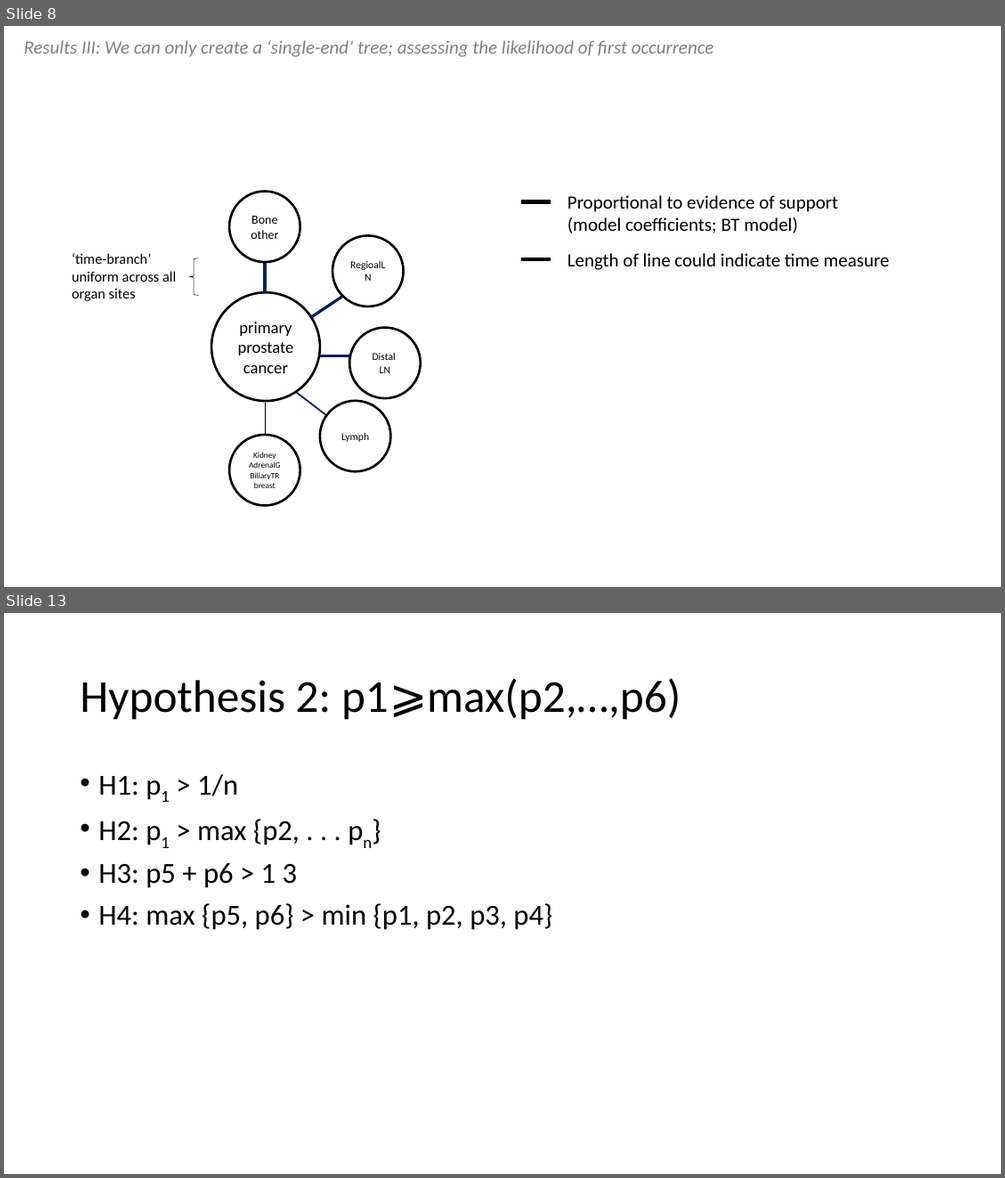
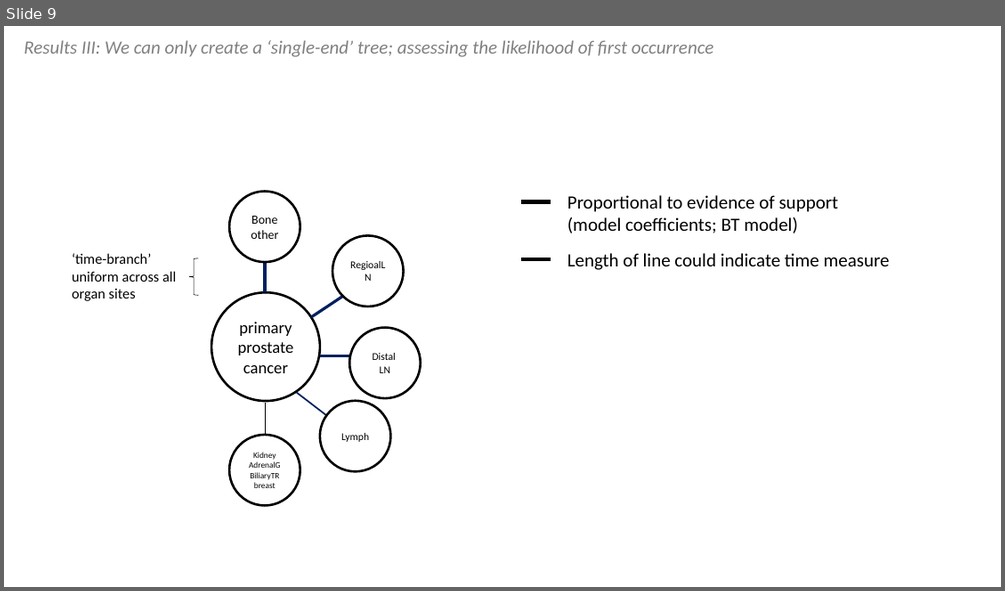
Before and after one commit to chris-kreitzer/Tropism-Timing, a slide deck: Tropism_Timing.pptx. Shown one above the other, each under a label of ours: slides 8 and 13 before the commit, slide 9 after it; the slides between them are not shown. The pictures are 1005x1178 and 1005x591 pixels, drawn with LibreOffice and Linux fonts; fonts in the diff are those of the drawing. Boxes give left, top, right and bottom in pixels: in the first picture for what was removed or moved away, otherwise in the second. Text is boxed around its words. In the diff, an @@ line names an element or a change of style, - is before the commit and + after.

```diff
--- a/Tropism_Timing.pptx
+++ b/Tropism_Timing.pptx
@@ slide 13 removed at (4, 613, 1001, 1174), background #FFFFFF @@
@@ title removed at (80, 678, 680, 720) @@
-Hypothesis 2: p1⩾max(p2,…,p6)
@@ text removed at (98, 774, 552, 930) @@
-• H1: p1 > 1/n
-• H2: p1 > max {p2, . . . pn}
-• H3: p5 + p6 > 1 3
-• H4: max {p5, p6} > min {p1, p2, p3, p4}
@@ what was slide 8 is now slide 9 @@
```
Also in this commit, not shown: 9 slides changed, 5 slides added, 2 other slides removed.
